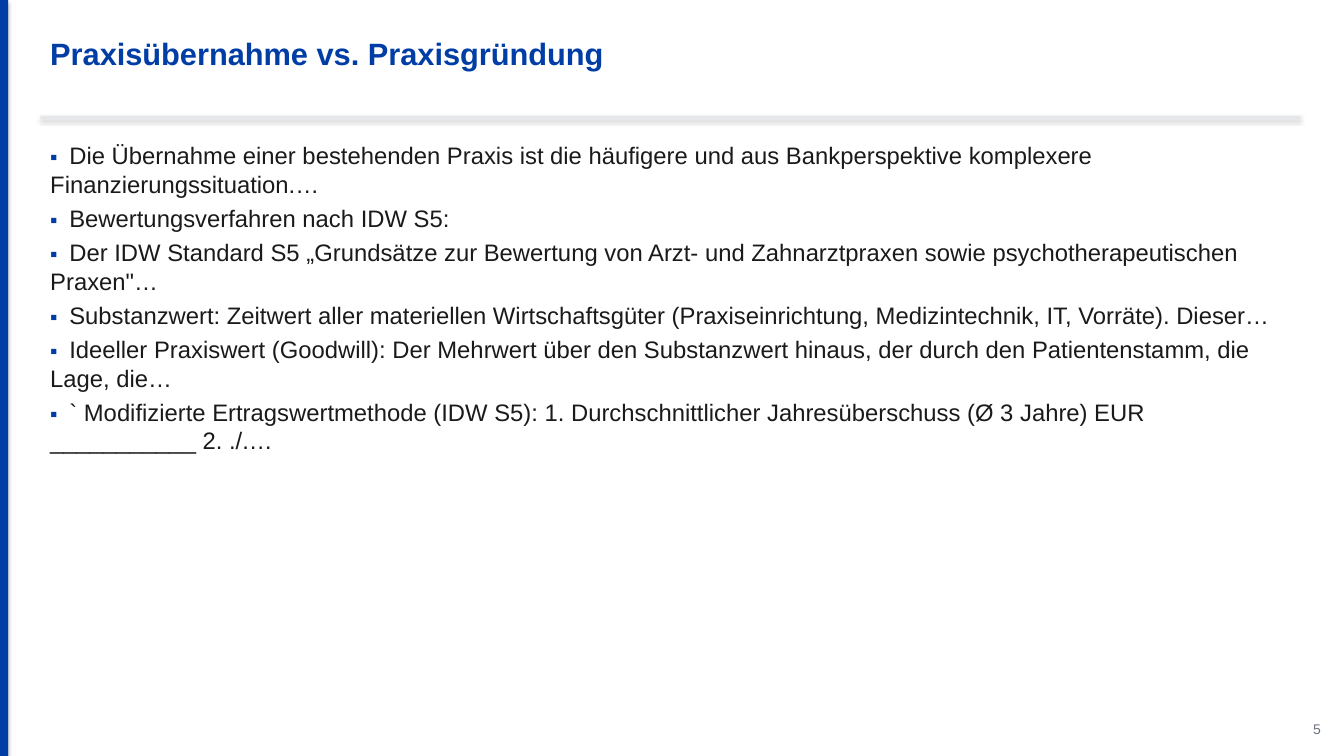
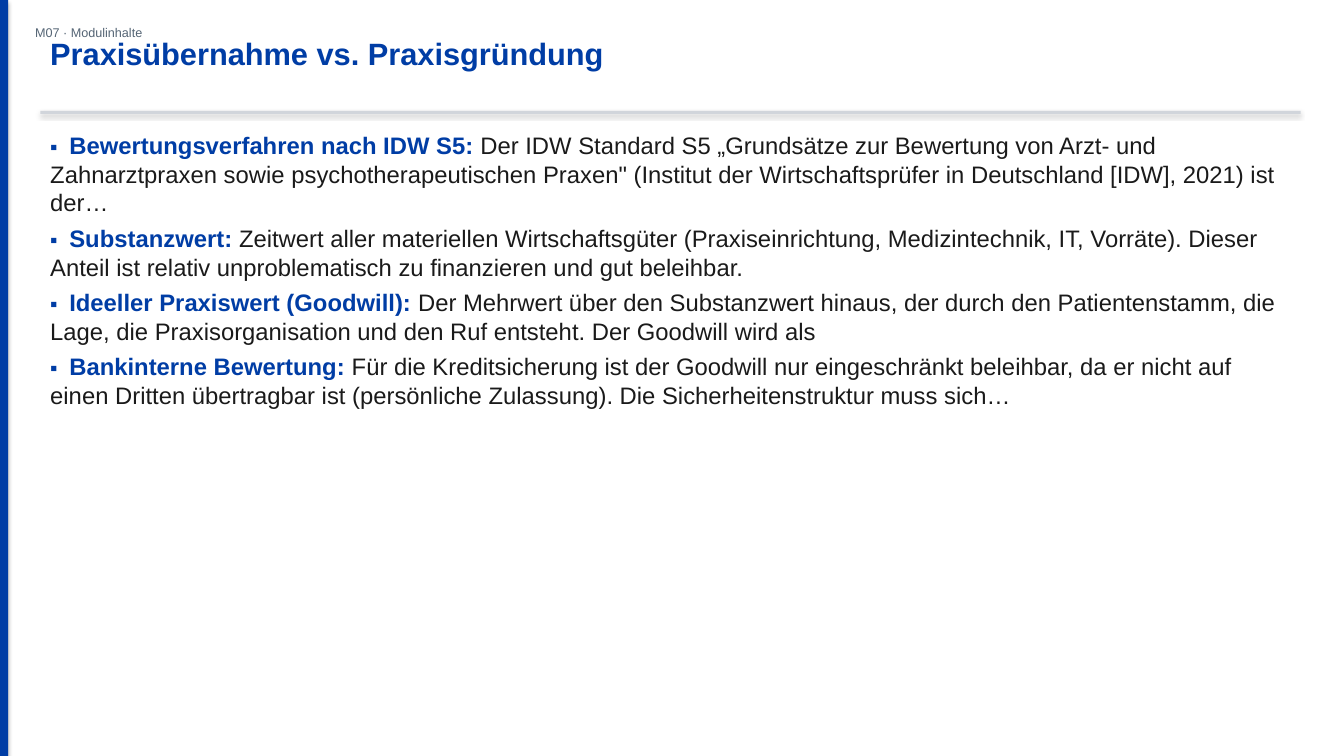
Before and after one commit to ck5rqc47pr-byte/firmenkundenakademie-online, a slide deck: slide 11 of public/downloads/praesentation/M07.pptx (slide 7 before the commit). Drawn at 1344x756 pixels with LibreOffice and Linux fonts; fonts in the diff are those of the drawing. Boxes give left, top, right and bottom in pixels: in the first picture for what was removed or moved away, otherwise in the second. Text is boxed around its words. In the diff, an @@ line names an element or a change of style, - is before the commit and + after.

```diff
--- a/public/downloads/praesentation/M07.pptx
+++ b/public/downloads/praesentation/M07.pptx
@@ text added at [35,28,142,37], 9 pt, text #556575 @@
+M07 · Modulinhalte
@@ rectangle: place and size @@
-rectangle at [40,116,1301,119]
+rectangle at [40,111,1301,114]
@@ rectangle at [40,111,1301,114]: fill #E5E7EB to #D1D5DB @@
@@ text at [50,136,1275,409]: text changed @@
-▪ Die Übernahme einer bestehenden Praxis ist die häufigere und aus Bankperspektive komplexere Finanzierungssituation.…
-▪ Bewertungsverfahren nach IDW S5:
-▪ Der IDW Standard S5 „Grundsätze zur Bewertung von Arzt- und Zahnarztpraxen sowie psychotherapeutischen Praxen"…
-▪ Substanzwert: Zeitwert aller materiellen Wirtschaftsgüter (Praxiseinrichtung, Medizintechnik, IT, Vorräte). Dieser…
-▪ Ideeller Praxiswert (Goodwill): Der Mehrwert über den Substanzwert hinaus, der durch den Patientenstamm, die Lage, die…
-▪ ` Modifizierte Ertragswertmethode (IDW S5): 1. Durchschnittlicher Jahresüberschuss (Ø 3 Jahre) EUR ___________ 2. ./.…
+▪ Bewertungsverfahren nach IDW S5: Der IDW Standard S5 „Grundsätze zur Bewertung von Arzt- und Zahnarztpraxen sowie psychotherapeutischen Praxen" (Institut der Wirtschaftsprüfer in Deutschland [IDW], 2021) ist der…
+▪ Substanzwert: Zeitwert aller materiellen Wirtschaftsgüter (Praxiseinrichtung, Medizintechnik, IT, Vorräte). Dieser Anteil ist relativ unproblematisch zu finanzieren und gut beleihbar.
+▪ Ideeller Praxiswert (Goodwill): Der Mehrwert über den Substanzwert hinaus, der durch den Patientenstamm, die Lage, die Praxisorganisation und den Ruf entsteht. Der Goodwill wird als
+▪ Bankinterne Bewertung: Für die Kreditsicherung ist der Goodwill nur eingeschränkt beleihbar, da er nicht auf einen Dritten übertragbar ist (persönliche Zulassung). Die Sicherheitenstruktur muss sich…
@@ text removed at [1313,724,1321,734] @@
-5
```
Also in this commit, not shown: 7 other slides changed, 18 slides added, 11 slides removed, 23 other files.
